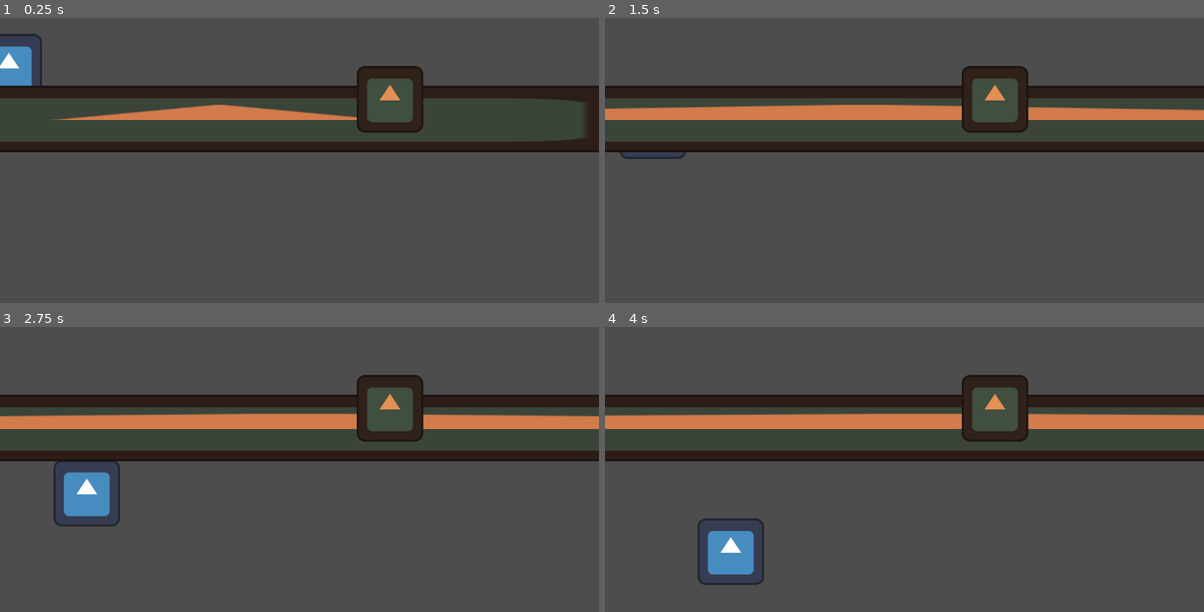
Above: before the commit, frames 1-4 (two rows, left to right).
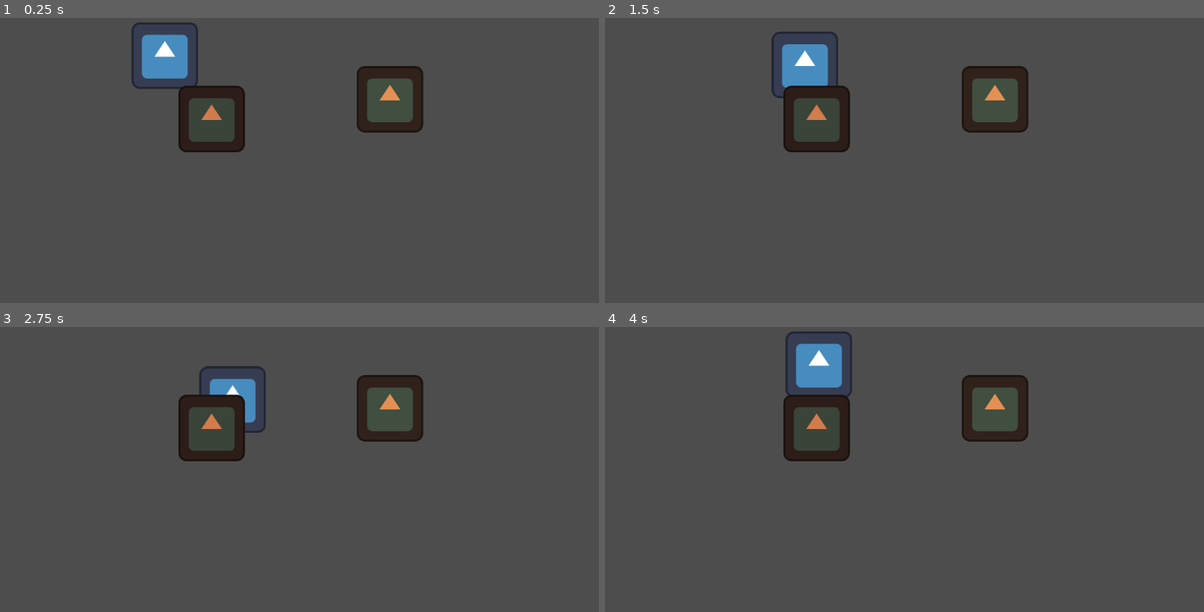
Above: after the commit, the same moments.

Repository: Wendy-zhenyiwang/Zhenyi-Wang-Labs
Game: Godot game, scene res://First Scripts.tscn
Two runs of this game, one before a commit and one after it. Both use one fixed random seed, a clock stepped at 60 frames per second and the inputs below. The engine's default icon, where the game draws it, is replaced by a stand-in: a white triangle on a blue panel in a dark square.
Inputs:
- Up to frame 1 (0.25 s): no input
- Up to frame 2 (1.5 s): tap Enter (ui_accept) at 0.5, 0.6, 0.77, 1.07, 1.35 s; hold Right (ui_right) 0.53-1.28 s; hold Down (ui_down) from 1.28 s (still down)
- Up to frame 3 (2.75 s): tap Enter (ui_accept) at 1.52, 1.82, 2.1 s; release Down (ui_down) at 2.03 s; hold Right (ui_right) from 2.03 s (still down)
- Up to frame 4 (4 s): release Right (ui_right) at 2.78 s; hold Up (ui_up) 2.78-3.53 s; tap Enter (ui_accept) at 2.85, 3.02, 3.32, 3.6, 3.77 s; hold Left (ui_left) from 3.53 s (still down)

The runs differ from the first frame. In frame 1, 11% of the frame differs, in the area x 0-100%, y 1-48%; in frame 2, 13%; in frame 3, 14%; in frame 4, 15%, in the area x 0-100%, y 1-91%.

Commit message:
lab 2 HW

Diff:
--- a/coding-fundamental/First Scripts.tscn
+++ b/coding-fundamental/First Scripts.tscn
@@ -1,9 +1,9 @@
 [gd_scene load_steps=5 format=3 uid="uid://f6exs248pau5"]
 
-[ext_resource type="PackedScene" uid="uid://c426ul1otnebg" path="res://player.tscn" id="1_qcfdt"]
-[ext_resource type="PackedScene" uid="uid://c5lycla3e1prg" path="res://enemy.tscn" id="3_knuqd"]
-[ext_resource type="PackedScene" uid="uid://djcjrtsufkva1" path="res://enemy_2.tscn" id="4_cui4s"]
-[ext_resource type="Script" path="res://enemy_2.gd" id="5_0vrpr"]
+[ext_resource type="PackedScene" uid="uid://c426ul1otnebg" path="res://player/player.tscn" id="1_qcfdt"]
+[ext_resource type="PackedScene" uid="uid://c5lycla3e1prg" path="res://enemy/enemy.tscn" id="3_knuqd"]
+[ext_resource type="PackedScene" uid="uid://djcjrtsufkva1" path="res://enemy/enemy_2.tscn" id="4_cui4s"]
+[ext_resource type="Script" path="res://enemy/enemy_2.gd" id="5_0vrpr"]
 
 [node name="Node2D" type="Node2D"]
 
--- a/coding-fundamental/enemy.gd
+++ b/coding-fundamental/enemy/enemy.gd
@@ -1,7 +1,6 @@
 extends Sprite2D
 
-@export var speed = 1
-
+@export var speed = 5
 
 # Called when the node enters the scene tree for the first time.
 func _ready():
@@ -10,5 +9,7 @@
 
 # Called every frame. 'delta' is the elapsed time since the previous frame.
 func _process(delta):
-	position.x += speed
-	scale.x += speed
+	pass
+
+	#position.x += speed
+	#scale.x += speed
--- a/coding-fundamental/enemy.tscn
+++ b/coding-fundamental/enemy/enemy.tscn
@@ -1,7 +1,7 @@
 [gd_scene load_steps=3 format=3 uid="uid://c5lycla3e1prg"]
 
 [ext_resource type="Texture2D" uid="uid://btsiwdbwoykqe" path="res://icon.svg" id="1_ctrjs"]
-[ext_resource type="Script" path="res://enemy.gd" id="2_pfsk8"]
+[ext_resource type="Script" path="res://enemy/enemy.gd" id="2_pfsk8"]
 
 [node name="enemy" type="Sprite2D"]
 modulate = Color(0.824077, 0.483438, 0.296781, 1)
--- /dev/null
+++ b/coding-fundamental/iconIfElse.gd
@@ -0,0 +1,37 @@
+extends Sprite2D
+
+@export var health = 10
+@export var booleanVar = true
+@export var speed = 5
+# Called when the node enters the scene tree for the first time.
+func _ready():
+	pass # Replace with function body.
+
+
+# Called every frame. 'delta' is the elapsed time since the previous frame.
+func _process(delta):
+	if Input.is_action_just_pressed("ui_accept"):
+		print("I pressed a button")
+
+	if Input.is_action_pressed("ui_left"):
+		position.x -= speed
+
+	if Input.is_action_pressed("ui_right"):
+		position.x += speed
+
+	if Input.is_action_pressed("ui_up"):
+		position.y -= speed
+
+	if Input.is_action_pressed("ui_down"):
+		position.y += speed
+	#if booleanVar:
+		#position
+		#
+	#
+	#
+	#
+	#if health < 0:
+		#hide()
+		#
+	#else:
+		#show()
--- /dev/null
+++ b/coding-fundamental/if_else_demo.tscn
@@ -0,0 +1,11 @@
+[gd_scene load_steps=3 format=3 uid="uid://c7t1l4a4q7iii"]
+
+[ext_resource type="Texture2D" uid="uid://btsiwdbwoykqe" path="res://icon.svg" id="1_m8kr5"]
+[ext_resource type="Script" path="res://iconIfElse.gd" id="2_y488y"]
+
+[node name="IfElseDemo" type="Node2D"]
+
+[node name="Icon" type="Sprite2D" parent="."]
+position = Vector2(336, 363)
+texture = ExtResource("1_m8kr5")
+script = ExtResource("2_y488y")
--- a/coding-fundamental/level.tscn
+++ b/coding-fundamental/level.tscn
@@ -1,9 +1,9 @@
 [gd_scene load_steps=5 format=3 uid="uid://bc7v36g4dvwl"]
 
 [ext_resource type="Texture2D" uid="uid://btsiwdbwoykqe" path="res://icon.svg" id="1_tilqx"]
-[ext_resource type="PackedScene" uid="uid://c5lycla3e1prg" path="res://enemy.tscn" id="2_jhy4x"]
-[ext_resource type="PackedScene" uid="uid://djcjrtsufkva1" path="res://enemy_2.tscn" id="4_3hx4q"]
-[ext_resource type="Script" path="res://enemy_2.gd" id="5_fef1s"]
+[ext_resource type="PackedScene" uid="uid://c5lycla3e1prg" path="res://enemy/enemy.tscn" id="2_jhy4x"]
+[ext_resource type="PackedScene" uid="uid://djcjrtsufkva1" path="res://enemy/enemy_2.tscn" id="4_3hx4q"]
+[ext_resource type="Script" path="res://enemy/enemy_2.gd" id="5_fef1s"]
 
 [node name="Level" type="Node2D"]
 
--- a/coding-fundamental/player.gd
+++ /dev/null
@@ -1,31 +0,0 @@
-extends Sprite2D
-
-var x = 1
-
-@export var speed = 1.5
-@export var maximum_health = 10
-@export var current_health = 1
-
-
-# Called when the node enters the scene tree for the first time.
-func _ready():
-	#print("hiiii")
-	#print("hiiii")
-
-	print(position)
-
-	#position= Vector2(100,100)
-	position.x = 2
-	print (position)
-
-
-
-# Called every frame.
-func _process(delta):
-	#print(x)
-	#x = x
-	pass
-
-
-	position.x = position.x + 1
-	position.y += speed
--- /dev/null
+++ b/coding-fundamental/player/player.gd
@@ -0,0 +1,45 @@
+extends Sprite2D
+
+var x = 1
+
+@export var speed = 1.5
+@export var maximum_health = 10
+@export var current_health = 1
+
+
+# Called when the node enters the scene tree for the first time.
+func _ready():
+	pass
+	#print("hiiii")
+	#print("hiiii")
+
+	#print(position)
+#
+	##position= Vector2(100,100)
+	#position.x = 2
+	#print (position)
+
+
+
+# Called every frame.
+func _process(delta):
+	#print(x)
+	#x = x
+	if Input.is_action_just_pressed("ui_accept"):
+		print("I pressed a button")
+
+	if Input.is_action_pressed("ui_left"):
+		position.x -= speed
+
+	if Input.is_action_pressed("ui_right"):
+		position.x += speed
+
+	if Input.is_action_pressed("ui_up"):
+		position.y -= speed
+
+	if Input.is_action_pressed("ui_down"):
+		position.y += speed
+
+
+	#position.x = position.x + 1
+	#position.y += speed
--- a/coding-fundamental/player.tscn
+++ b/coding-fundamental/player/player.tscn
@@ -1,7 +1,7 @@
 [gd_scene load_steps=3 format=3 uid="uid://c426ul1otnebg"]
 
 [ext_resource type="Texture2D" uid="uid://btsiwdbwoykqe" path="res://icon.svg" id="1_4vmld"]
-[ext_resource type="Script" path="res://player.gd" id="2_acxk6"]
+[ext_resource type="Script" path="res://player/player.gd" id="2_acxk6"]
 
 [node name="Player" type="Sprite2D"]
 position = Vector2(317, 172)
--- a/coding-fundamental/project.godot
+++ b/coding-fundamental/project.godot
@@ -1,16 +1,8 @@
-; Engine configuration file.
-; It's best edited using the editor UI and not directly,
-; since the parameters that go here are not all obvious.
-;
-; Format:
-;   [section] ; section goes between []
-;   param=value ; assign values to parameters
-
 config_version=5
 
 [application]
 
-config/name="coding fundamental"
+config/name="lab 2_coding fundamental"
 run/main_scene="res://First Scripts.tscn"
 config/features=PackedStringArray("4.3", "GL Compatibility")
 config/icon="res://icon.svg"
Renamed: coding-fundamental/enemy_2.gd -> coding-fundamental/enemy/enemy_2.gd
Renamed: coding-fundamental/enemy_2.tscn -> coding-fundamental/enemy/enemy_2.tscn
Not shown, changed: .DS_Store
Not shown, added: coding-fundamental/.DS_Store
